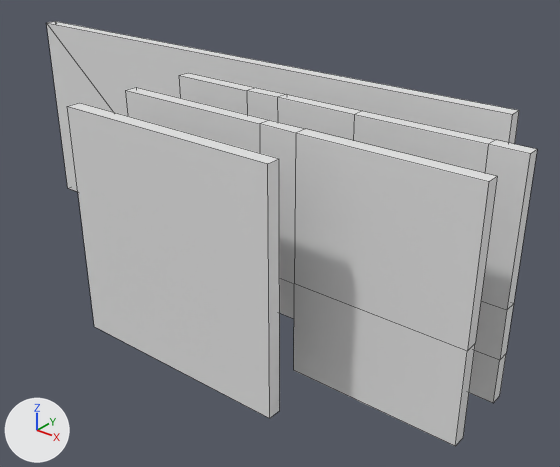
A saved change to the Blender file BlenderModels/GasStation/Exterior/FrontWallShop.blend.
Before and after are seen from a 50 mm camera at (12.3, -8.96, 9.35) aimed at (2.63, 3.12, 1.86). The lights are fixed; the arrows at lower left show +X, +Y and +Z. The first picture is the older version. Mesh edges are drawn as thin lines.

The first picture shows 'BackWallShop2.001', 'BackWallShop2.002', 'FrontWallShop', 'FrontWallShop2'.
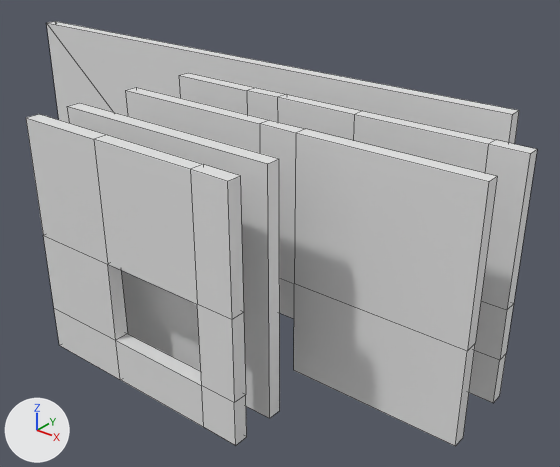
Boxes (x1, y1, x2, y2) around the edits, measured in the pictures (560 x 467 px):
'BackWallShop2.003', added: after (26, 114, 247, 445)
'BackWallShop2.001', unchanged, covered by the edit: (68, 103, 280, 418) in both

The change in detail:
Mesh me_cube_003 is new.
It has 32 vertices, 32 faces and spans x 0.0..8.03, y -0.15..0.15, z 0.02..5.02.
Object 'BackWallShop2.003' (ob_backwallshop2_003) is new; it shows me_cube_003.
Its location is (0.0, -0.94, 0.0).
Its scale is (0.623, 1.0, 1.0).
